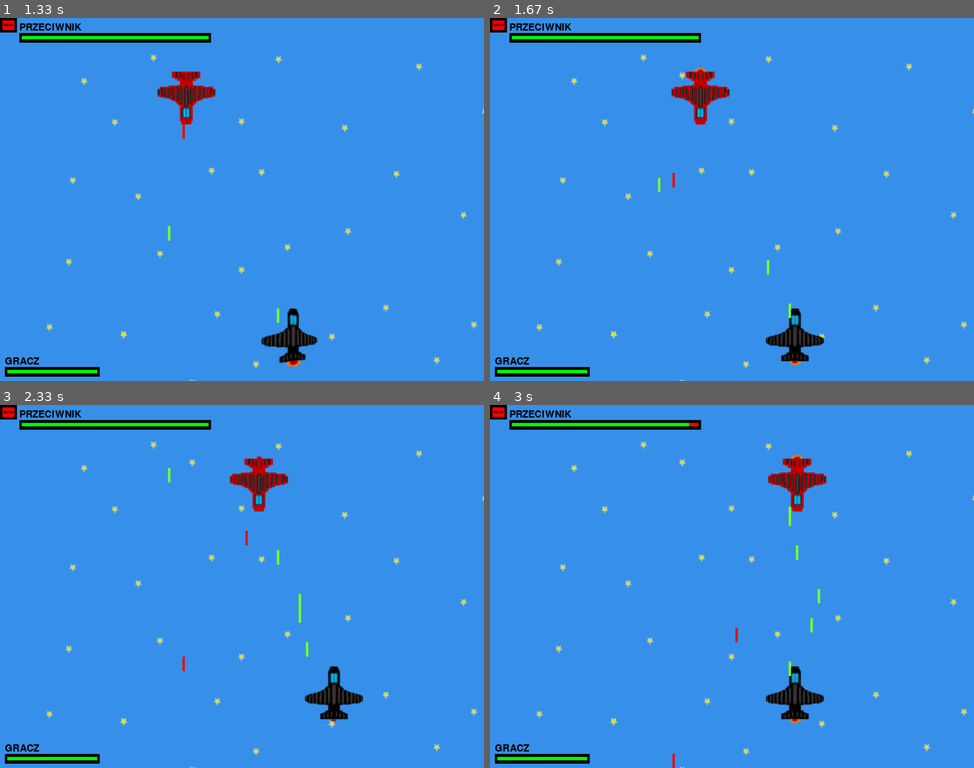
Above: before the commit, frames 1-4 (two rows, left to right).
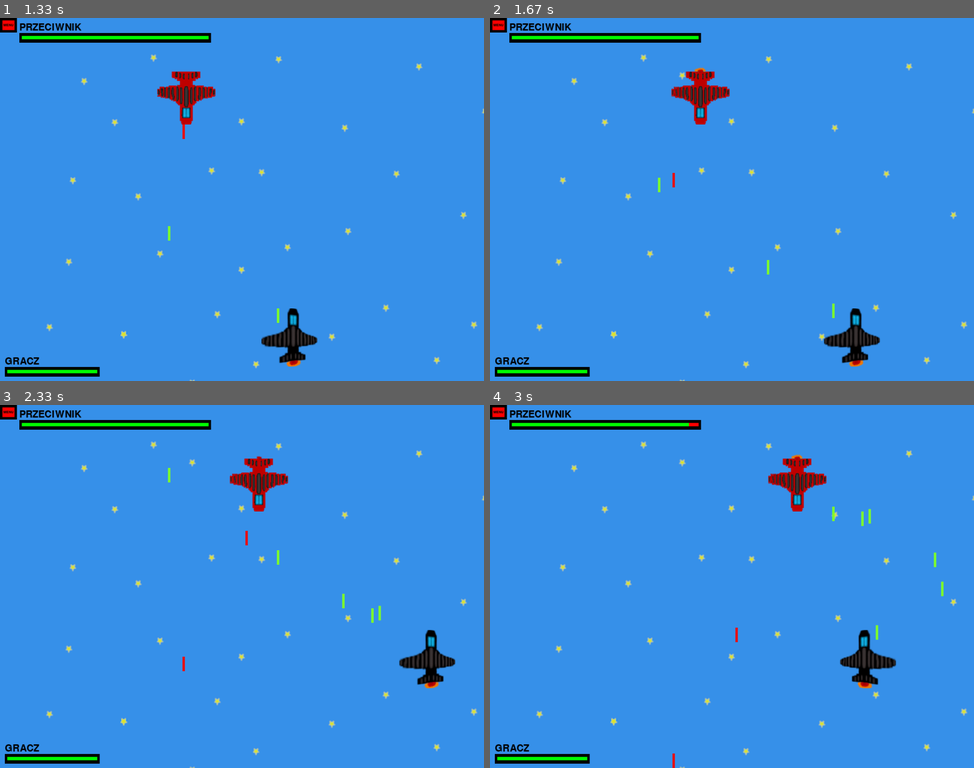
Above: after the commit, the same moments.

Repository: PTQ-22/Spaceships-game-pygame
Game: pygame game, started from run.py
Same seed, same stepped clock (60 frames per second), same inputs: the game is played once before the commit and once after it.
Inputs:
- Up to frame 1 (1.33 s): click "LEVEL 1" at 0.38 s; hold Space 0.67-1.13 s; hold Right 0.67-1.13 s; hold Right from 1.17 s (still down); tap Space at 1.23 s
- Up to frame 2 (1.67 s): tap Space at 1.53 s; release Right at 1.63 s
- Up to frame 3 (2.33 s): hold Up 1.67-1.97 s; tap Space at 1.73, 2.07 s; hold Right from 2 s (still down)
- Up to frame 4 (3 s): tap Space at 2.37, 2.57, 2.87 s; release Right at 2.47 s; hold Left from 2.5 s (still down)

Frame 1 is identical in both runs. In frame 2, 1.6% of the frame differs, in the area x 57-81%, y 78-96%; in frame 3, 1.7%; in frame 4, 1.9%, in the area x 57-94%, y 28-88%.

Commit message:
Fixed keys problems

Diff:
--- a/player/player.py
+++ b/player/player.py
@@ -64,6 +64,7 @@
 
     def get_keyboard_events(self, event, bullets):
         if event.type == pygame.KEYDOWN:
+
             if event.key == pygame.K_UP:
                 self.y_change -= self.pos_change
             if event.key == pygame.K_DOWN:
@@ -77,7 +78,7 @@
             if event.key == pygame.K_SPACE:
                 bullets.append(PlayerBullet(self.fire_place_x, self.y))
 
-        elif event.type == pygame.KEYUP:
+        elif event.type == pygame.KEYUP and event.key != pygame.K_SPACE:
             self.x_change = 0
             self.y_change = 0
             self.player_ship_imgs = self.player_ship_imgs_state_still
